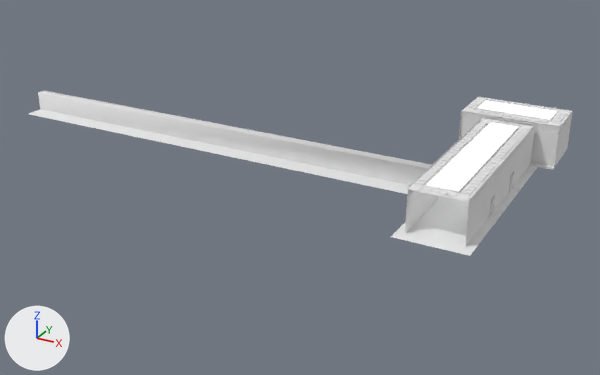
Renders of the Blender file src/duveen_gallery_4.blend from each side of a commit.
Before and after are seen from a 50 mm lens placed at (149.0, -525.0, 243.0), pointed at (-142.0, 5.0, -21.0). The lights are fixed; the arrows at lower left show +X, +Y and +Z. Objects named as collision shapes, trigger or cutter boxes, shadow casters or lower levels of detail are left out.

The first picture shows 'center', 'side'.
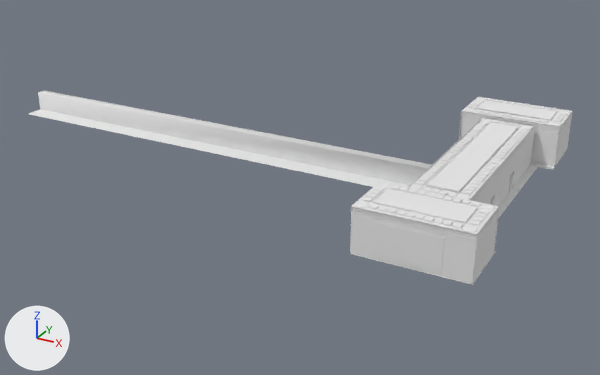
Changed parts and their boxes [x1, y1, x2, y2] in the pictures (600 x 375 px):
```json
{"object": "side.001", "change": "added", "after": [350, 181, 499, 285]}
{"part": 1, "of": "me_duveen_empty_2_026", "change": "recoloured", "before": [427, 123, 518, 192], "after": [427, 123, 518, 192]}
{"part": 2, "of": "me_cuwall_outline_001_a_002", "change": "recoloured", "before": [478, 101, 557, 120], "after": [478, 101, 557, 120]}
```

Edits to the scene script, one JSON object a line:
```json
{"block": "me_duveen_empty_2_026", "where": "me_duveen_empty_2_026.from_pydata(...)  # 2240 vertices, 2096 faces, 2 loose edges; spans x -409.0..24.0, y -36.0..-3.0, z -85.0..88.0"}
{"block": "me_duveen_empty_2_026", "where": "# used by ob_center; location = (0.0, 0.0, 0.0); rotation_euler = (4.712, 0.0, 0.0), in degrees (270, 0, 0)"}
{"block": "me_duveen_empty_2_026", "change": "me_duveen_empty_2_026 part 1: all 1 face that had it switch from mat_light (white #e7e7e7) to mat_center (its picture is missing)"}
{"block": "me_cuwall_outline_001_a_002", "where": "me_cuwall_outline_001_a_002.from_pydata(...)  # 2358 vertices, 1690 faces, 4 loose edges; spans x -40.5..36.4, y 76.7..123.1, z 3.0..37.6"}
{"block": "me_cuwall_outline_001_a_002", "where": "# used by ob_side; location = (0.0, 0.0, 0.0)"}
{"block": "me_cuwall_outline_001_a_002", "change": "me_cuwall_outline_001_a_002 part 2: all 2 faces that had it switch from mat_light (white #e7e7e7) to mat_side (its picture is missing)"}
{"op": "add", "block": "me_cuwall_outline_001_a_000", "code": ["me_cuwall_outline_001_a_000 = bpy.data.meshes.new('CUwall_outline.001_a.000')", "me_cuwall_outline_001_a_000.from_pydata(...)  # 2358 vertices, 1690 faces, 4 loose edges; spans x -40.5..36.4, y 76.7..123.1, z 3.0..37.6", "me_cuwall_outline_001_a_000.materials.append(mat_side)  # its picture is missing"]}
{"op": "add", "block": "ob_side_001", "code": ["ob_side_001 = bpy.data.objects.new('side.001', me_cuwall_outline_001_a_000)", "ob_side_001.location = (-3.1, 2.8, 0.0)", "ob_side_001.rotation_euler = (0.0, 0.0, 3.142)  # degrees (0, 0, 180)"]}
```
